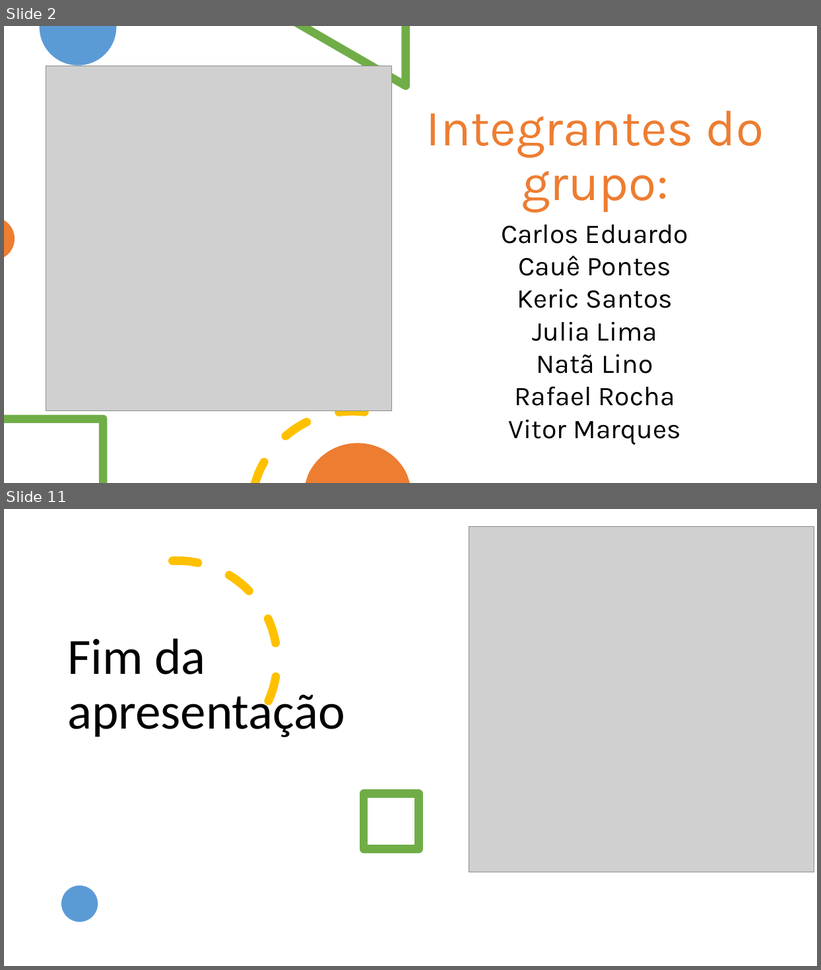
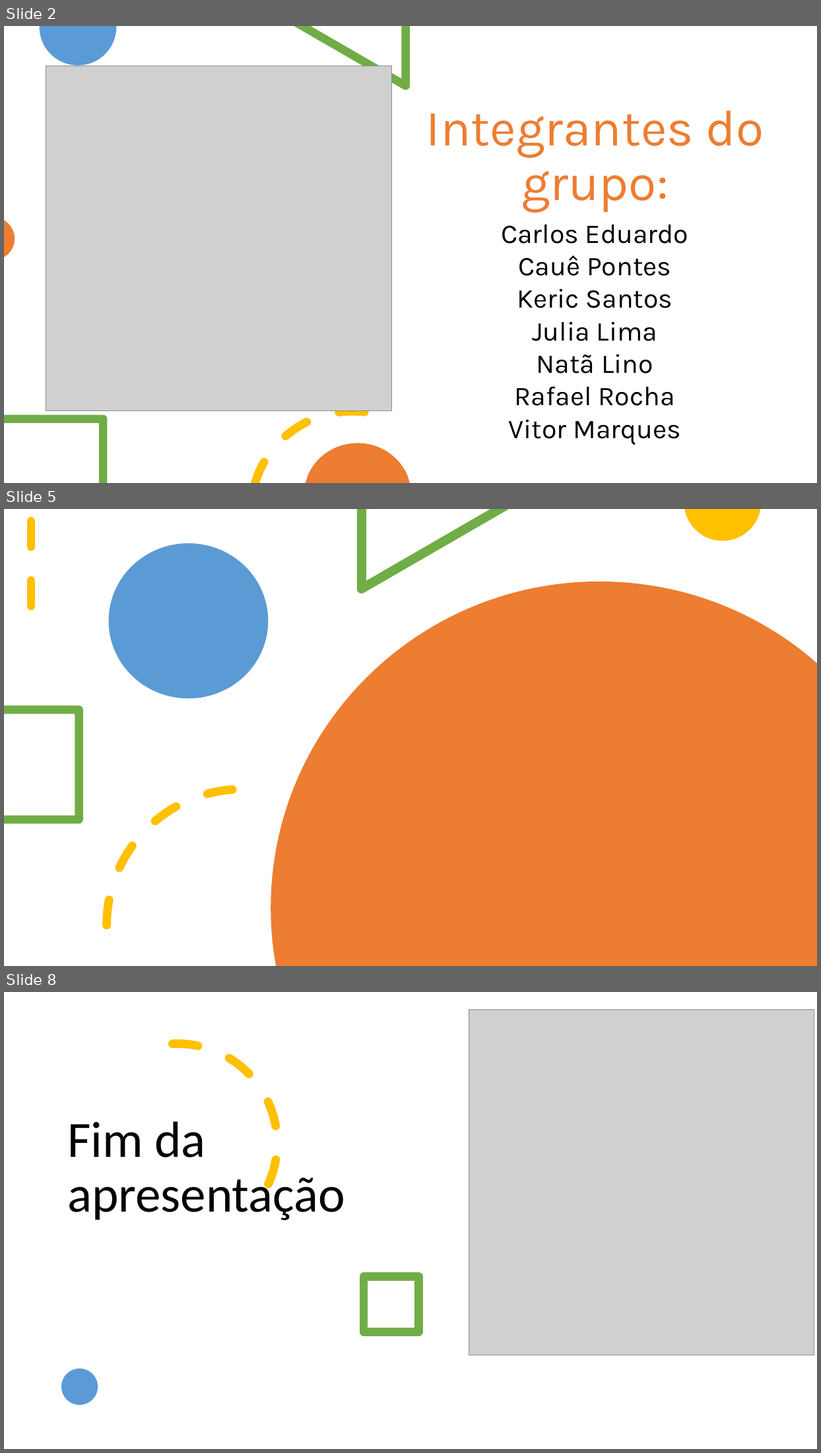
Before and after one commit to julialima1999/Limpeza_organiza-o, a slide deck: Apresentação/Limpeza e Organização.pptx. Shown one above the other, each under a label of ours: slides 2 and 11 before the commit, slides 2, 5 and 8 after it; the slides between them are not shown. The pictures are 821x970 and 821x1453 pixels, drawn with LibreOffice and Linux fonts; fonts in the diff are those of the drawing; grey boxes stand for pictures. Boxes give left, top, right and bottom in pixels: in the first picture for what was removed or moved away, otherwise in the second. Text is boxed around its words. In the diff, an @@ line names an element or a change of style, - is before the commit and + after.

```diff
--- a/Apresentação/Limpeza e Organização.pptx
+++ b/Apresentação/Limpeza e Organização.pptx
@@ slide 5 added at (4, 509, 817, 966), background #FFFFFF @@
@@ line added from (31, 521) to (31, 628), #FFC000 10 pt dashed @@
@@ freeform shape added at (357, 509, 509, 593), fill #70AD47 @@
@@ freeform shape added at (684, 509, 760, 541), fill #FFC000 @@
@@ ellipse added at (109, 543, 269, 698), fill #5B9BD5 @@
@@ freeform shape added at (271, 582, 817, 966), fill #ED7D31 @@
@@ freeform shape added at (4, 706, 83, 824), fill #70AD47 @@
@@ arc (boxed as its full ellipse) added at (106, 789, 379, 966), outline #FFC000 10 pt dashed @@
@@ what was slide 11 is now slide 8 @@
```
Also in this commit, not shown: 1 slide changed, 3 other slides added, 7 slides removed.
